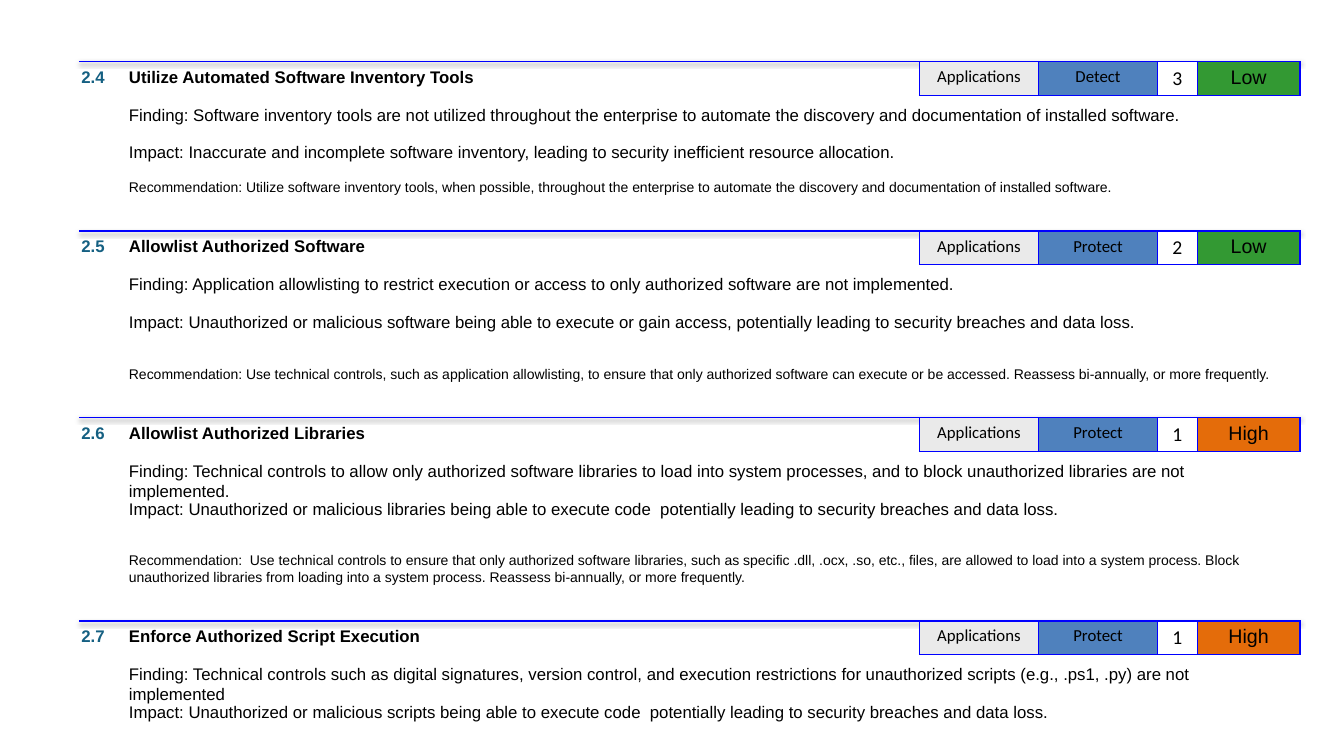
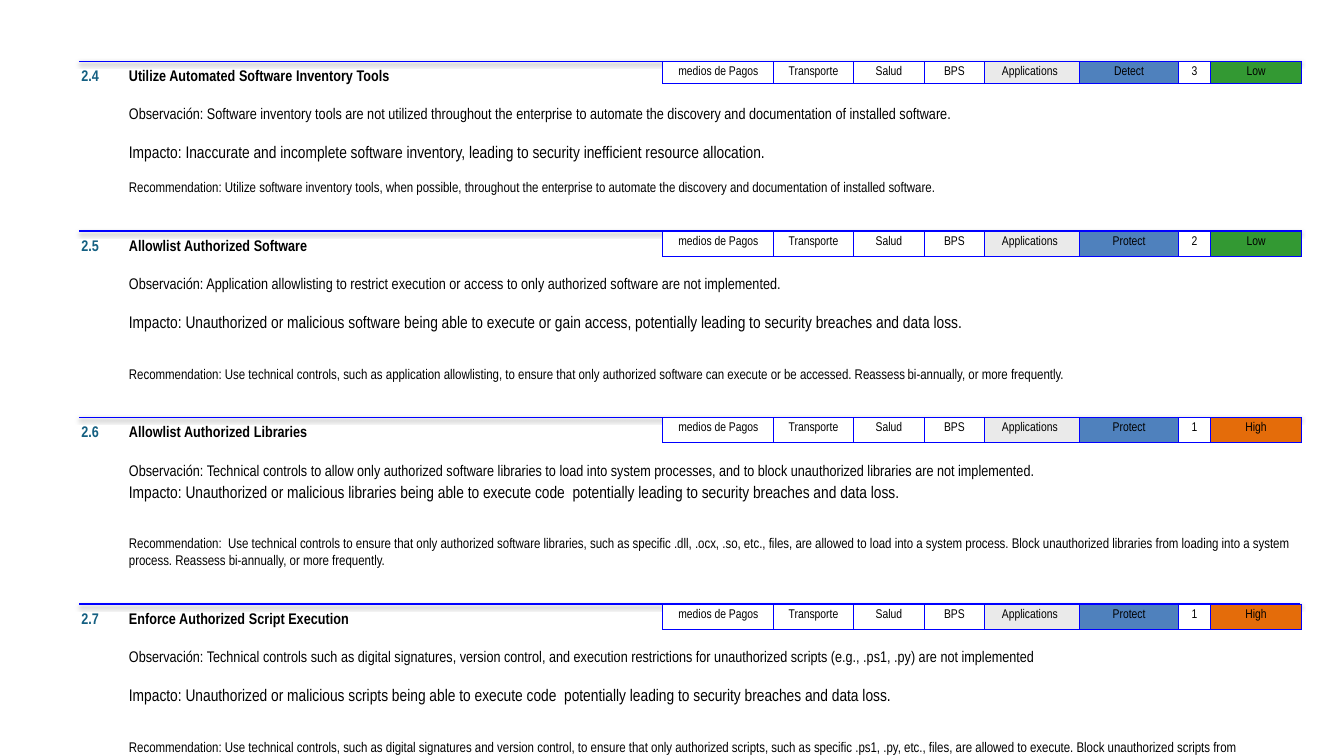
Before and after one commit to lablanco/PowerPointAutomation, a slide deck: slide 5 of ppts/0001_SUMMARY.pptx (slide 4 before the commit). Drawn at 1344x756 pixels with LibreOffice and Linux fonts; fonts in the diff are those of the drawing. Boxes give left, top, right and bottom in pixels: in the first picture for what was removed or moved away, otherwise in the second. Text is boxed around its words. In the diff, an @@ line names an element or a change of style, - is before the commit and + after.

```diff
--- a/ppts/0001_SUMMARY.pptx
+++ b/ppts/0001_SUMMARY.pptx
@@ table added at [662, 62, 984, 82], 1 rows, 4 columns @@
+medios de Pagos | Transporte | Salud | BPS
@@ table at [980, 62, 1301, 82] @@
@@ size 12 to 9 pt in "Applications", "Detect" @@
@@ font Calibri to Arial Narrow in "Applications", "Detect", "3" @@
@@ size 14 to 9 pt in "3", "Low" @@
@@ font Arial to Arial Narrow in "Low" @@
@@ table: place and size @@
-table at [920, 62, 1300, 93]
+table at [980, 62, 1301, 82]
@@ text at [129, 107, 950, 123]: text changed; size 12 to 11 pt; font Arial to Arial Narrow @@
-Finding: Software inventory tools are not utilized throughout the enterprise to automate the discovery and documentation of installed software.
+Observación: Software inventory tools are not utilized throughout the enterprise to automate the discovery and documentation of installed software.
@@ text at [129, 146, 765, 162]: text changed; font Arial to Arial Narrow @@
-Impact: Inaccurate and incomplete software inventory, leading to security inefficient resource allocation.
+Impacto: Inaccurate and incomplete software inventory, leading to security inefficient resource allocation.
@@ table added at [662, 231, 984, 252], 1 rows, 4 columns @@
+medios de Pagos | Transporte | Salud | BPS
@@ table at [980, 231, 1301, 252] @@
@@ size 12 to 9 pt in "Applications", "Protect" @@
@@ font Calibri to Arial Narrow in "Applications", "Protect", "2" @@
@@ size 14 to 9 pt in "2", "Low" @@
@@ font Arial to Arial Narrow in "Low" @@
@@ table: place and size @@
-table at [920, 231, 1300, 262]
+table at [980, 231, 1301, 252]
@@ text at [129, 277, 781, 292]: text changed; size 12 to 11 pt; font Arial to Arial Narrow @@
-Finding: Application allowlisting to restrict execution or access to only authorized software are not implemented.
+Observación: Application allowlisting to restrict execution or access to only authorized software are not implemented.
@@ text at [129, 316, 962, 332]: text changed; font Arial to Arial Narrow @@
-Impact: Unauthorized or malicious software being able to execute or gain access, potentially leading to security breaches and data loss.
+Impacto: Unauthorized or malicious software being able to execute or gain access, potentially leading to security breaches and data loss.
@@ table added at [662, 417, 984, 438], 1 rows, 4 columns @@
+medios de Pagos | Transporte | Salud | BPS
@@ table at [980, 417, 1301, 438] @@
@@ size 12 to 9 pt in "Applications", "Protect" @@
@@ font Calibri to Arial Narrow in "Applications", "Protect", "1" @@
@@ size 14 to 9 pt in "1", "High" @@
@@ font Arial to Arial Narrow in "High" @@
@@ table: place and size @@
-table at [920, 417, 1300, 449]
+table at [980, 417, 1301, 438]
@@ text at [129, 464, 1034, 479]: text changed; size 12 to 11 pt; font Arial to Arial Narrow @@
-Finding: Technical controls to allow only authorized software libraries to load into system processes, and to block unauthorized libraries are not implemented.
+Observación: Technical controls to allow only authorized software libraries to load into system processes, and to block unauthorized libraries are not implemented.
@@ text at [129, 486, 899, 502]: text changed; font Arial to Arial Narrow @@
-Impact: Unauthorized or malicious libraries being able to execute code potentially leading to security breaches and data loss.
+Impacto: Unauthorized or malicious libraries being able to execute code potentially leading to security breaches and data loss.
@@ 4 texts, 1 line: place and size @@
-4 texts, 1 line at [80, 555, 1301, 756]
+4 texts, 1 line at [80, 538, 1301, 755]
@@ size 12 to 11 pt, font Arial to Arial Narrow in 8 elements at [81, 70, 99, 81], [129, 70, 390, 85], [81, 240, 99, 251], [129, 240, 307, 251], [81, 426, 99, 437], [129, 426, 307, 437], [81, 613, 99, 624], [129, 613, 348, 627] @@
@@ table added at [662, 604, 984, 625], 1 rows, 4 columns @@
+medios de Pagos | Transporte | Salud | BPS
@@ table at [980, 604, 1301, 625] @@
@@ size 12 to 9 pt in "Applications", "Protect" @@
@@ font Calibri to Arial Narrow in "Applications", "Protect", "1" @@
@@ size 14 to 9 pt in "1", "High" @@
@@ font Arial to Arial Narrow in "High" @@
@@ table: place and size @@
-table at [920, 621, 1300, 652]
+table at [980, 604, 1301, 625]
@@ text at [129, 650, 1034, 665]: text changed; size 12 to 11 pt; font Arial to Arial Narrow @@
-Finding: Technical controls such as digital signatures, version control, and execution restrictions for unauthorized scripts (e.g., .ps1, .py) are not implemented
+Observación: Technical controls such as digital signatures, version control, and execution restrictions for unauthorized scripts (e.g., .ps1, .py) are not implemented
@@ text at [129, 689, 890, 705]: text changed; font Arial to Arial Narrow @@
-Impact: Unauthorized or malicious scripts being able to execute code potentially leading to security breaches and data loss.
+Impacto: Unauthorized or malicious scripts being able to execute code potentially leading to security breaches and data loss.
@@ font Arial to Arial Narrow in 4 elements at [129, 182, 935, 195], [129, 369, 1064, 382], [129, 538, 1289, 568], [129, 742, 1236, 755] @@
```
Also in this commit, not shown: 48 other slides changed, 1 slide added, 3 other files.
